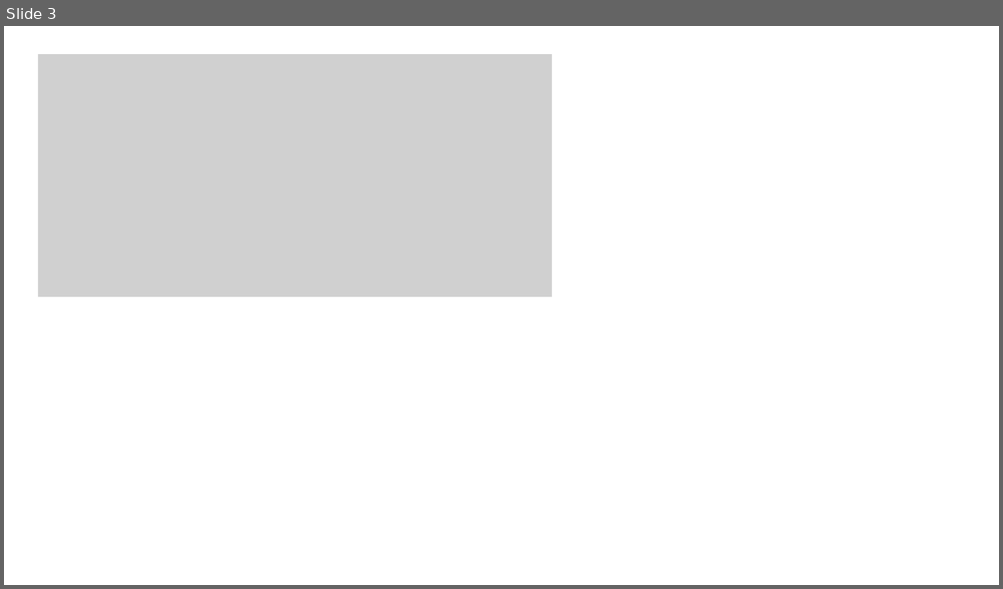
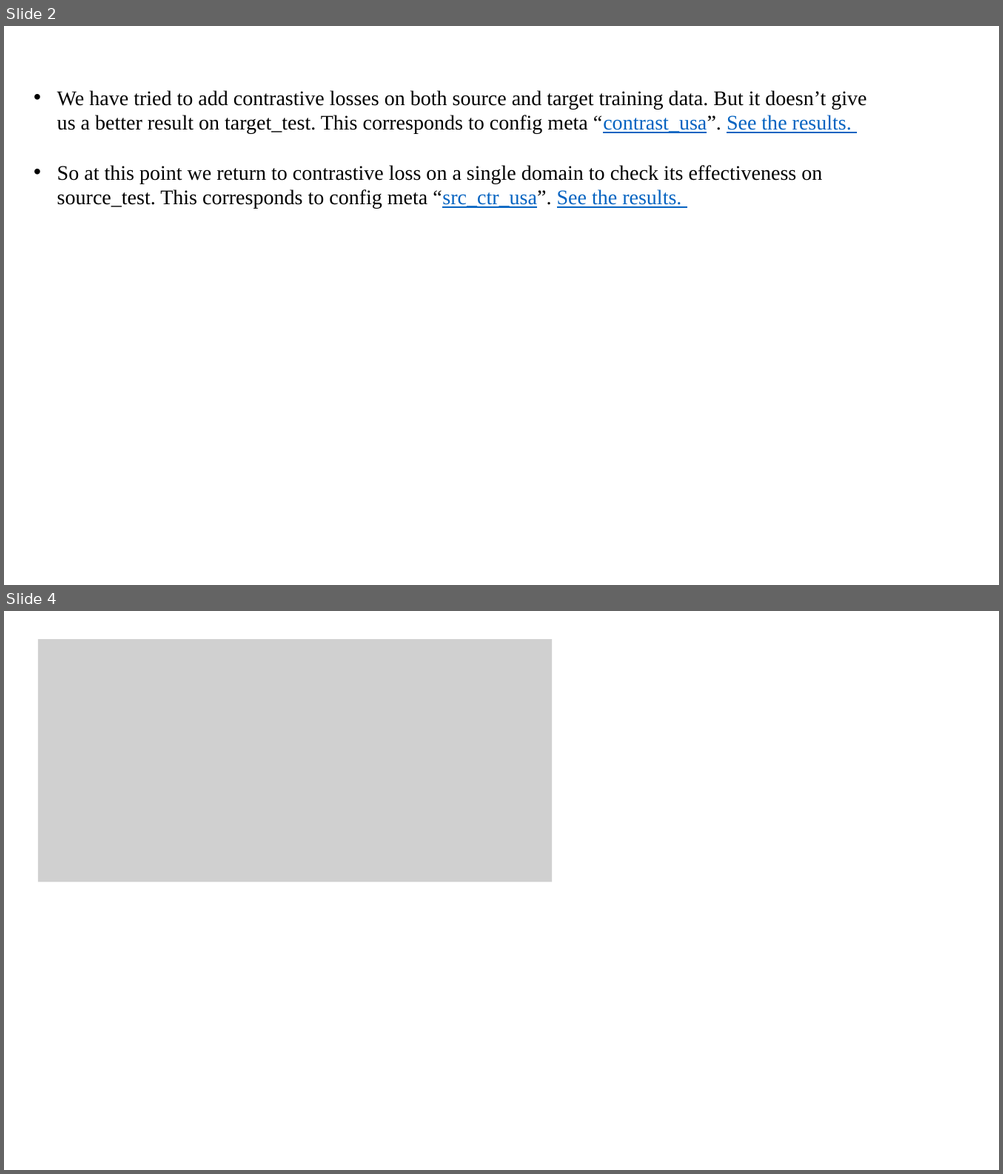
Before and after one commit to XYHC-MMDA/Multi-modal-Multi-task-DA, a slide deck: demo/latest.pptx. Shown one above the other, each under a label of ours: slide 3 before the commit, slides 2 and 4 after it; the slides between them are not shown. The pictures are 1003x589 and 1003x1174 pixels, drawn with LibreOffice and Linux fonts; fonts in the diff are those of the drawing; grey boxes stand for pictures. Boxes give left, top, right and bottom in pixels: in the first picture for what was removed or moved away, otherwise in the second. Text is boxed around its words. In the diff, an @@ line names an element or a change of style, - is before the commit and + after.

```diff
--- a/demo/latest.pptx
+++ b/demo/latest.pptx
@@ slide 2 added at (x1=4, y1=26, x2=999, y2=585), background #FFFFFF @@
@@ text added at (x1=57, y1=90, x2=866, y2=209), 20 pt, text #000000 @@
+• We have tried to add contrastive losses on both source and target training data. But it doesn’t give us a better result on target_test. This corresponds to config meta “contrast_usa”. See the results.
+• So at this point we return to contrastive loss on a single domain to check its effectiveness on source_test. This corresponds to config meta “src_ctr_usa”. See the results.
@@ what was slide 3 is now slide 4 @@
```
Also in this commit, not shown: 8 slides changed, 3 other slides added, 4 slides removed.
